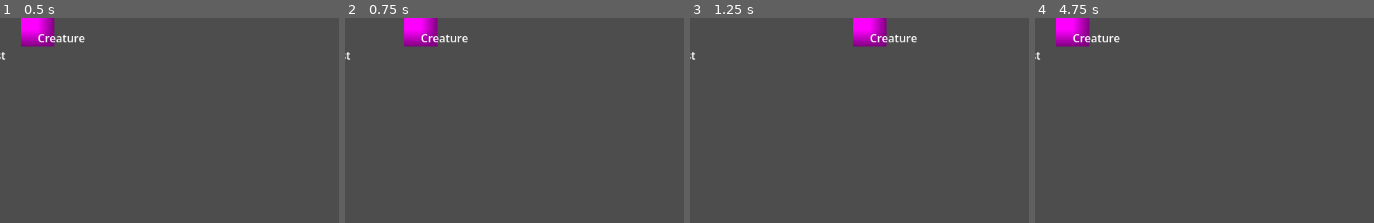
Above: before the commit, frames 1-4 (left to right).
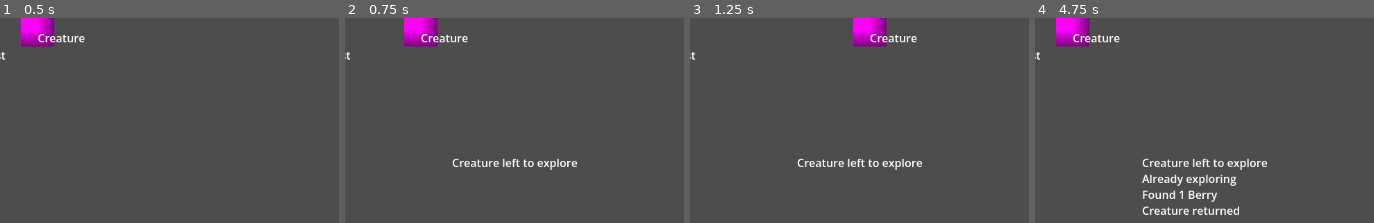
Above: after the commit, the same moments.

Repository: Radhika-15-Agarwal/CreatureGame
Game: Godot game, scene res://scenes/main.tscn
Same seed, same stepped clock (60 frames per second), same inputs: the game is played once before the commit and once after it.
Inputs:
- Up to frame 1 (0.5 s): no input
- Up to frame 2 (0.75 s): click "Explore" at 0.5 s
- Up to frame 3 (1.25 s): no input
- Up to frame 4 (4.75 s): click "Use Berry" at 1.25 s; click "Use Ember Stone" at 2 s; click "Use Crystal" at 2.75 s; click "Use Fish" at 3.5 s; click "Explore" at 4.25 s
The pictures show only the part of the screen within x 14-64%, y 46-96%; the shares and areas given below are measured in that part.

Frame 1 is identical in both runs. In frame 2, 0.7% of the frame differs, in the area x 31-69%, y 68-75%; in frame 3, 0.7%; in frame 4, 2.4%, in the area x 31-69%, y 68-97%.

Commit message:
Add action log

Diff:
--- a/scenes/main.tscn
+++ b/scenes/main.tscn
@@ -141,6 +141,11 @@
 offset_right = 40.0
 offset_bottom = 40.0
 
+[node name="LogLabel" type="RichTextLabel" parent="UI" unique_id=956874038]
+offset_right = 40.0
+offset_bottom = 40.0
+scroll_following = true
+
 [connection signal="pressed" from="UI/ExploreButton" to="." method="_on_explore_button_pressed"]
 [connection signal="pressed" from="UI/LocationButton" to="." method="_on_location_button_pressed"]
 [connection signal="pressed" from="UI/UseBerryButton" to="." method="_on_use_berry_button_pressed"]
--- a/scenes/ui.gd
+++ b/scenes/ui.gd
@@ -14,6 +14,7 @@
 @onready var location_label = $LocationLabel
 @onready var preference_label = $PreferenceLabel
 @onready var trait_label = $TraitLabel
+@onready var log_label = $LogLabel
 
 # ==========================================
 # Grouped Data Panels
@@ -26,6 +27,7 @@
 func _ready():
 	setup_layout()
 	creature.stats_changed.connect(update_ui)
+	creature.log_updated.connect(update_log)
 	update_ui()
 
 func setup_layout():
@@ -68,6 +70,12 @@
 	tendencies_label.size = panel_size
 	tendencies_label.position = Vector2(right_x, start_y + right_spacing * 3)
 
+	# ==========================================
+	# 3. Log
+	# ==========================================
+	log_label.size = Vector2(500, 150)
+	log_label.position = Vector2(300, 480)
+
 func update_ui():
 	# 1. Static Core Stats
 	level_label.text = "Level: %d" % creature.level
@@ -109,3 +117,6 @@
 		if creature.tendencies[tend] != 0:
 			tend_text += "%s: %d\n" % [tend, creature.tendencies[tend]]
 	tendencies_label.text = tend_text
+
+func update_log(message: String):
+	log_label.text += message + "\n"
--- a/scripts/creature.gd
+++ b/scripts/creature.gd
@@ -255,7 +255,7 @@
 #==================================================
 
 signal stats_changed
-
+signal log_updated(message: String)
 
 
 
@@ -782,3 +782,4 @@
 
 func add_log(message: String):
 	print(message)
+	log_updated.emit(message)
